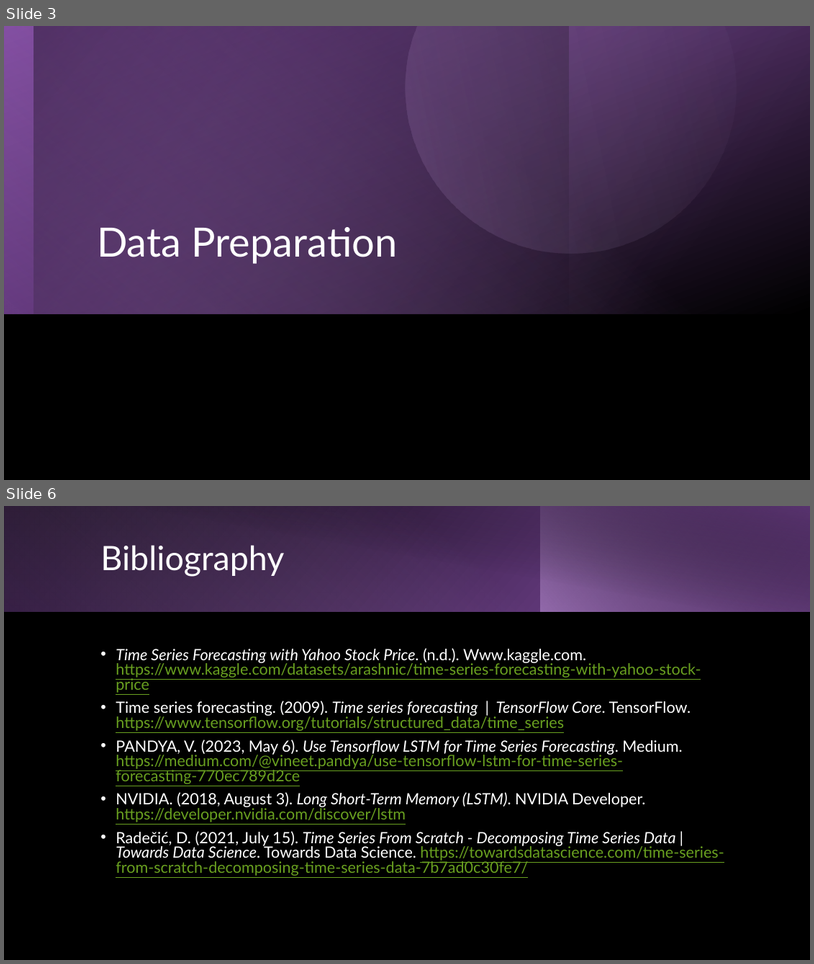
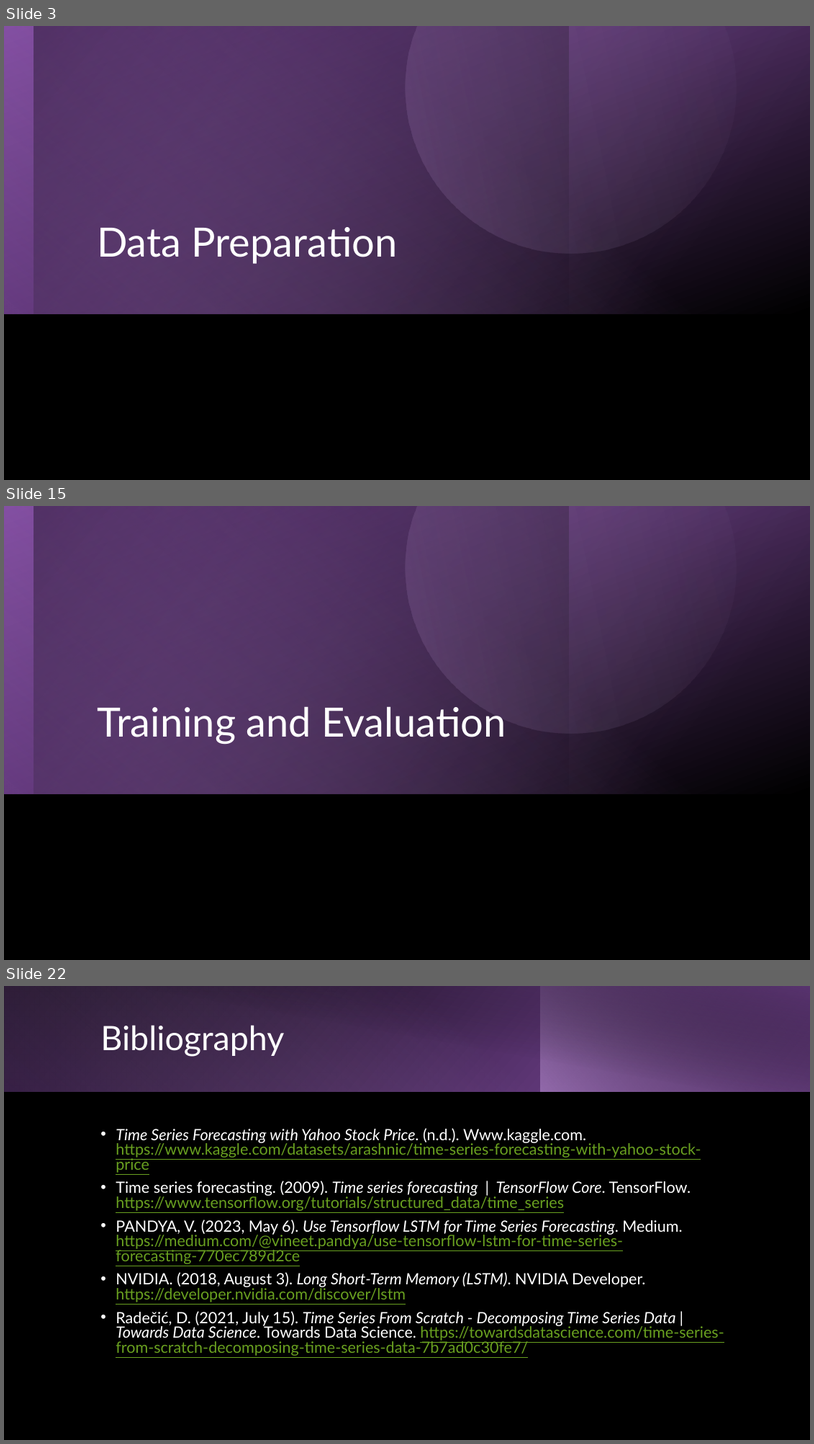
Before and after one commit to jeffmoe/CST_605_Week3, a slide deck: Week3.pptx. Shown one above the other, each under a label of ours: slides 3 and 6 before the commit, slides 3, 15 and 22 after it; the slides between them are not shown. The pictures are 814x964 and 814x1444 pixels, drawn with LibreOffice and Linux fonts; fonts in the diff are those of the drawing. Boxes give left, top, right and bottom in pixels: in the first picture for what was removed or moved away, otherwise in the second. Text is boxed around its words. In the diff, an @@ line names an element or a change of style, - is before the commit and + after.

```diff
--- a/Week3.pptx
+++ b/Week3.pptx
@@ slide 15 added at [4, 506, 810, 960], background #000000 @@
@@ rectangle added at [4, 506, 810, 794], fill gradient #874EA9 to #000000 @@
@@ rectangle added at [4, 506, 810, 794], fill gradient #AD84C6 to #874EA9 @@
@@ rectangle added at [4, 506, 569, 794], fill gradient #5A3471 to #000000 @@
@@ rectangle added at [34, 506, 810, 794], fill gradient #AD84C6 to #000000 @@
@@ freeform shape added at [347, 506, 777, 792], fill gradient #AD84C6 to #CEB5DD @@
@@ title added at [97, 706, 506, 744], 48 pt, text #FFFFFF @@
+Training and Evaluation
@@ what was slide 6 is now slide 22 @@
```
Also in this commit, not shown: 1 slide changed, 16 other slides added, 1 slide removed, 2 other files.
